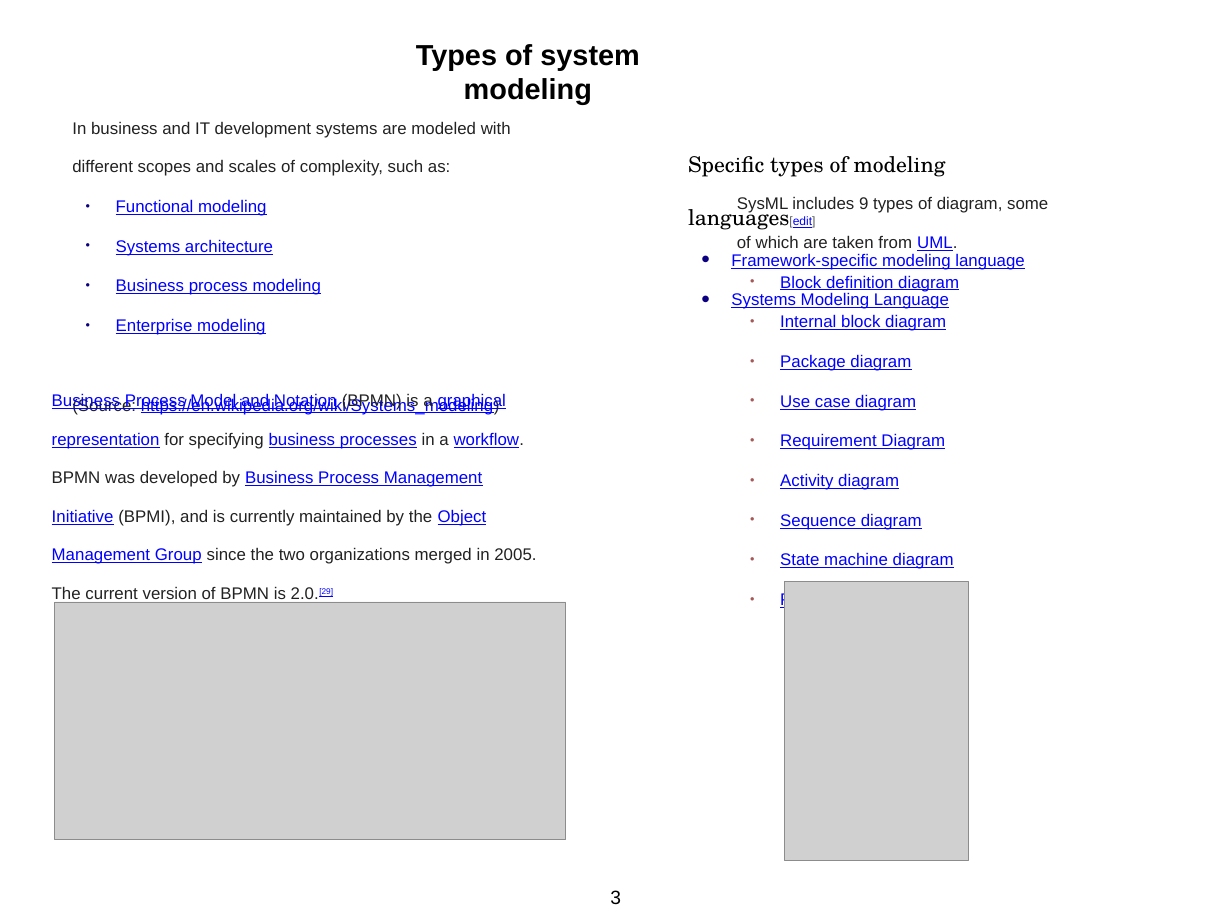
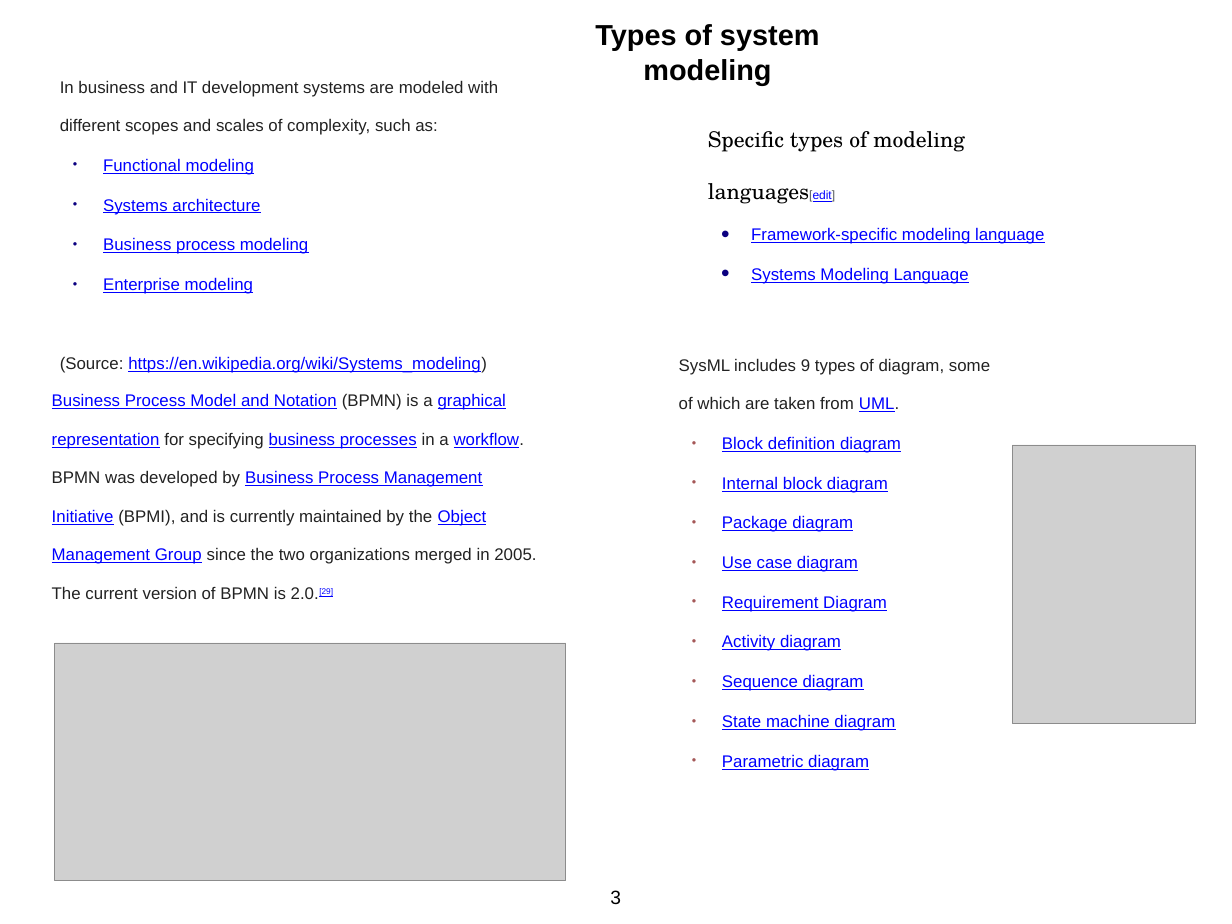
Before and after one commit to popovici-gabriel/contact-service, a slide deck: slide 3 of presentation/SSM.pptx. Drawn at 1232x924 pixels with LibreOffice and Linux fonts; fonts in the diff are those of the drawing; grey boxes stand for pictures. Boxes give left, top, right and bottom in pixels: in the first picture for what was removed or moved away, otherwise in the second. Text is boxed around its words. In the diff, an @@ line names an element or a change of style, - is before the commit and + after.

```diff
--- a/presentation/SSM.pptx
+++ b/presentation/SSM.pptx
@@ text "Types of system modeling": place and size @@
-text "Types of system modeling" at (416, 44, 640, 105)
+text "Types of system modeling" at (595, 24, 820, 85)
@@ text "In business and IT development ...": place and size @@
-text "In business and IT development ..." at (72, 121, 511, 415)
+text "In business and IT development ..." at (60, 80, 498, 373)
@@ text "Specific types of modeling languages[edit]": place and size @@
-text "Specific types of modeling languages[edit]" at (688, 156, 1024, 309)
+text "Specific types of modeling languages[edit]" at (708, 131, 1044, 284)
@@ text "SysML includes 9 types of ...": place and size @@
-text "SysML includes 9 types of ..." at (737, 196, 1048, 609)
+text "SysML includes 9 types of ..." at (679, 358, 990, 771)
@@ picture: place and size @@
-picture at (785, 581, 969, 860)
+picture at (1013, 445, 1196, 724)
@@ picture: place and size @@
-picture at (55, 602, 566, 840)
+picture at (55, 643, 566, 880)
```
Also in this commit, not shown: 5 other slides changed.
